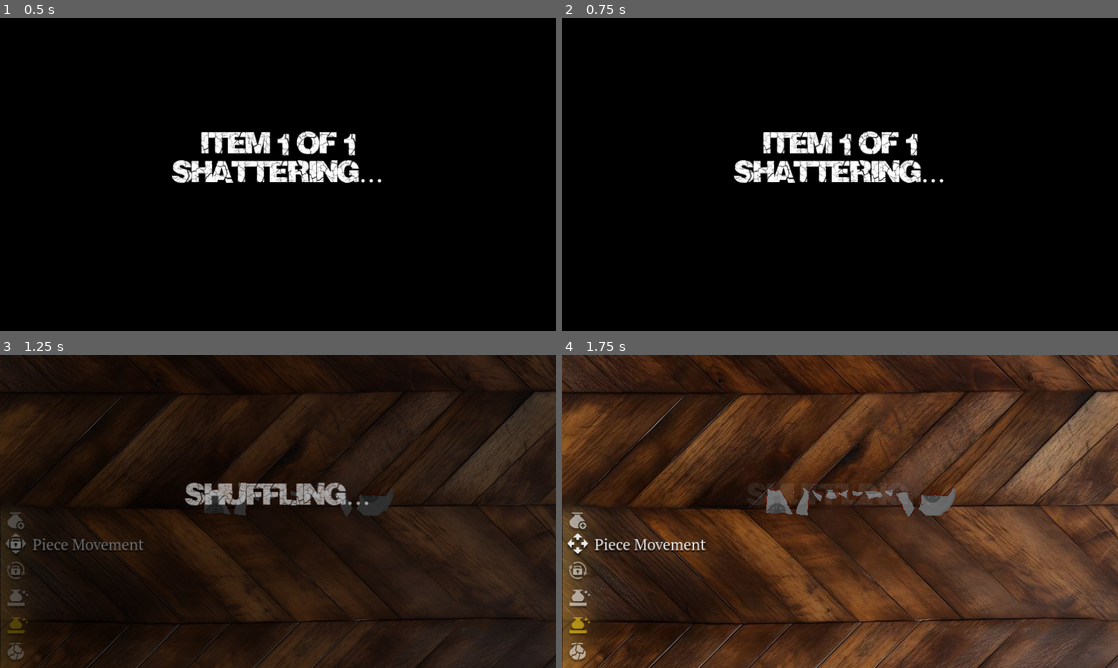
Above: before the commit, frames 1-4 (two rows, left to right).
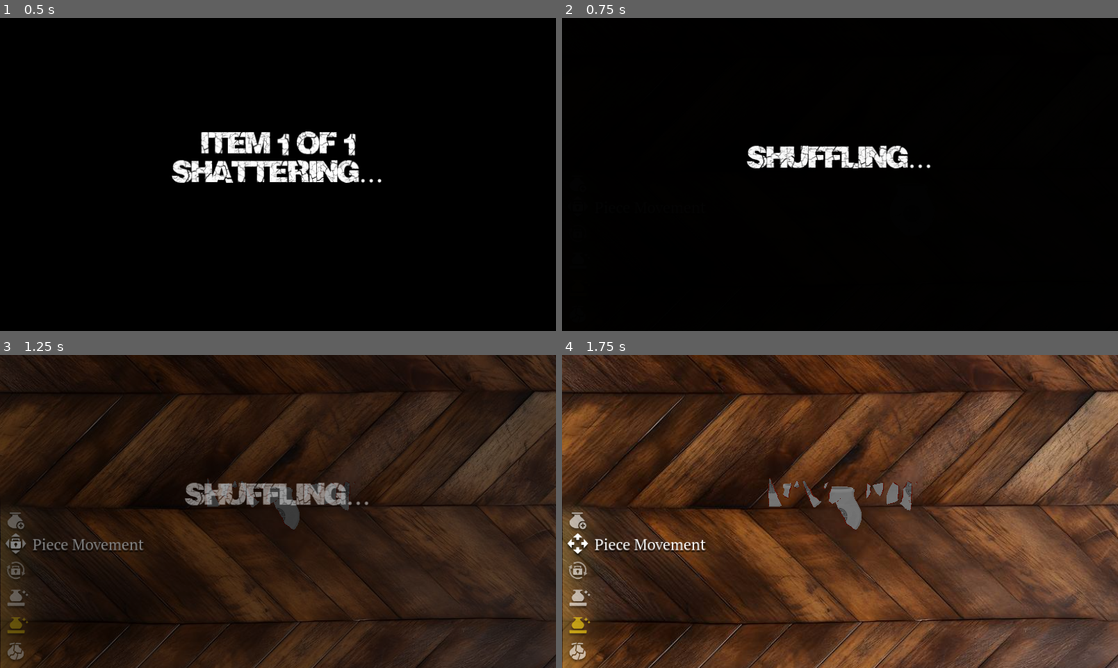
Above: after the commit, the same moments.

Repository: feyrkh/Exploratory
Game: Godot game, scene res://pottery/CleaningTable.tscn
Same seed, same stepped clock (60 frames per second), same inputs: the game is played once before the commit and once after it. This scene is started directly instead of the project's main scene. Sound files missing from this copy of the repository are replaced by a short silence.
Inputs (mouse positions are in pixels of both pictures, inside the frame that each line leads up to):
- Up to frame 1 (0.5 s): no input
- Up to frame 2 (0.75 s): click (578, 208) at 0.5 s
- Up to frame 3 (1.25 s): no input
- Up to frame 4 (1.75 s): click (578, 545) at 1.25 s

Frame 1 is identical in both runs. In frame 2, 3.7% of the frame differs, in the area x 30-69%, y 36-53%; in frame 3, 1.4%; in frame 4, 1.8%.

Commit message:
Fix bugs related to invalid geometry, add alternate fracture types

Diff:
--- a/Global.gd
+++ b/Global.gd
@@ -48,20 +48,20 @@
 
 var lock_rotation = true:
 	set(val):
-		print("Toggling rotation lock to ", val)
+		#print("Toggling rotation lock to ", val)
 		lock_rotation = val
 		rotate_with_shuffle = !val
 		get_tree().call_group("archeology", "global_lock_rotation", val)
 
 var freeze_pieces = false:
 	set(val):
-		print("Toggling piece freezing to ", val)
+		#print("Toggling piece freezing to ", val)
 		freeze_pieces = val
 		get_tree().call_group("archeology", "global_freeze_pieces", val)
 
 var collide = true:
 	set(val):
-		print("Toggling collide to ", val)
+		#print("Toggling collide to ", val)
 		collide = val
 		get_tree().call_group("archeology", "global_collide", val)
 
--- a/menu/main/TitleScreen.gd
+++ b/menu/main/TitleScreen.gd
@@ -6,7 +6,7 @@
 
 enum CrackWidth {HAIRLINE, THIN, MEDIUM, THICK}
 const crack_widths = {
-	CrackWidth.HAIRLINE: 0.05,
+	CrackWidth.HAIRLINE: 0.08,
 	CrackWidth.THIN: 0.2,
 	CrackWidth.MEDIUM: 0.75,
 	CrackWidth.THICK: 1.5,
--- a/pottery/ArcheologyItem.gd
+++ b/pottery/ArcheologyItem.gd
@@ -1,7 +1,7 @@
 extends RigidBody2D
 class_name ArcheologyItem
 
-const TOO_SMALL_POLYGON_AREA := 55
+const TOO_SMALL_POLYGON_AREA := 35
 const TOO_SMALL_POLYGON_EDGE_RATIO := 0.9
 const DRAG_SPEED := 15
 const MAX_LINEAR_VELOCITY := 6000.0
@@ -408,7 +408,7 @@
 				if Global.awaiting_first_click:
 					Global.awaiting_first_click = false
 					Global.first_click_received.emit()
-				print("Starting drag")
+				#print("Starting drag")
 				drag_start_mouse = get_global_mouse_position()
 				drag_start_item = global_position
 				lock_rotation = true
@@ -456,7 +456,7 @@
 			rotation_handle_indicator.visible = false
 			lock_rotation = Global.lock_rotation
 			safe_freeze(Global.freeze_pieces)
-			print("Stopping rotate")
+			#print("Stopping rotate")
 	elif drag_start_mouse != null and event is InputEventMouseMotion:
 		target_pos = get_global_mouse_position()
 	elif rotate_start_mouse != null and event is InputEventMouseMotion:
@@ -585,6 +585,11 @@
 		new_collision_polygons = []
 
 	var total_size = 0
+	collision_polygon_list = collision_polygon_list.map(func(poly):
+		poly = MyGeom.cleanup_self_intersections(poly)
+		poly = MyGeom.cleanup_close_points(poly)
+		return poly
+	)
 	for poly in collision_polygon_list:
 		total_size += _calculate_area(poly)
 	print("After shattering, original area changed by ", (1.0 - total_size / original_area)*100, "% (", original_area, " -> ", total_size, ")")
@@ -627,10 +632,11 @@
 func create_scars_from_paths(scar_paths:Array[PackedVector2Array]):
 	for path in scar_paths:
 		if path.size() >= 2:
-			print("Adding scar")
+			#print("Adding scar")
 			var scar:ItemScar = ItemScar.create_scar_from_path(path)
 			add_scar(scar)
 		else:
+			pass
 			print("Skipping zero-length scar")
 
 func _calculate_area(polygon) -> float:
--- a/pottery/FractureGenerator.gd
+++ b/pottery/FractureGenerator.gd
@@ -14,15 +14,31 @@
 	while total_scars < scar_count:
 		var chance := randf()
 		var potential_new_scars
-		if chance < 0.4:
+		if chance < 0.2:
+			print("##### Chisel fracture!")
 			potential_new_scars = FractureGenerator.chisel_fracture(item, randi_range(1, scar_count-total_scars))
-		elif chance < 0.9:
+		elif chance < 0.6:
+			print("##### Random fracture!")
 			item.random_scar()
 			total_scars += 1
+		elif chance < 0.8:
+			if scar_count - total_scars >= 3:
+				print("##### Hammer fracture!")
+				potential_new_scars = FractureGenerator.hammer_fracture(item, randi_range(5, 11), randf_range(10, 45), randi_range(2, scar_count-total_scars-1))
+			else:
+				print("##### Chisel fracture (converted from hammer for too few scars left: ", (scar_count-total_scars), " < 3)!")
+				potential_new_scars = FractureGenerator.chisel_fracture(item, randi_range(1, scar_count-total_scars))
+		elif chance < 0.9:
+			print("##### Lightning fracture!")
+			potential_new_scars = FractureGenerator.lightning_fracture(item)
 		else:
+			print("##### Bisecting fracture!")
 			potential_new_scars = [FractureGenerator.edge_to_edge_fracture(item)]
 		if potential_new_scars != null:
+			print("New scars: ", potential_new_scars.size())
 			for s in potential_new_scars:
+				if total_scars >= scar_count:
+					break
 				if s.size() > 3:
 					total_scars += 1
 					result.append(s)
@@ -76,17 +92,19 @@
 		var cur_line = PackedVector2Array([start_pt, _extend_fracture(start_pt, min_dist, max_dist, cur_angle, max_deflection)])
 		_extend_fracture_to_bbox_edge(cur_line, min_dist, max_dist, max_deflection, item.bounding_box)
 		result.append(cur_line)
-	#circle_fracture.append(circle_fracture[0]) # close the circle
+	circle_fracture.append(circle_fracture[0]) # close the circle
 	circle_fracture = MyGeom.build_convex_polygon(circle_fracture)
 	result.append(circle_fracture)
 	return result
 
 static func lightning_fracture(item:ArcheologyItem, start_pt=null, start_angle:float=0, fracture_split_chance:float=0.2, post_split_chance_multiplier:float=0.5):
 	if start_pt == null:
-		start_pt = item.center + (item.get_random_edge_point() - item.center) * randf()
-		start_angle = item.center.angle_to_point(start_pt)
+		start_pt = item.get_random_edge_point()
+		#start_pt = item.center + (item.get_random_edge_point() - item.center) * randf()
+		start_angle = start_pt.angle_to_point(item.center)
 	var result:Array[PackedVector2Array] = []
 	var cur_crack = PackedVector2Array([start_pt])
+	result.append(cur_crack)
 	var min_dist = min(item.bounding_box.size.x, item.bounding_box.size.y)/20
 	var max_dist = max(item.bounding_box.size.x, item.bounding_box.size.y)/16
 	var max_deflection = deg_to_rad(DEFAULT_DEFLECTION)
@@ -96,9 +114,11 @@
 		cur_pt = _extend_fracture(cur_pt, min_dist, max_dist, cur_angle, max_deflection)
 		cur_crack.append(cur_pt)
 		if randf() < fracture_split_chance:
-			var split_cracks = lightning_fracture(item, cur_crack[-1], cur_angle + randf_range(-max_deflection*2, max_deflection*2), fracture_split_chance * post_split_chance_multiplier)
+			var new_deflection = randf_range(max_deflection*0.5, max_deflection*2)
+			if randf() > 0.5:
+				new_deflection = -new_deflection
+			var split_cracks = lightning_fracture(item, cur_crack[-1], cur_angle + new_deflection, fracture_split_chance * post_split_chance_multiplier)
 			result.append_array(split_cracks)
-	result.append(cur_crack)
 	return result
 
 static func trim_fracture(item:ArcheologyItem, fracture:PackedVector2Array) -> PackedVector2Array:
@@ -131,12 +151,12 @@
 		cur_in_area = next_in_area
 
 	if first_pt >= last_pt:
-		print("Returning empty fracture, it is entirely outside the area")
+		#print("Returning empty fracture, it is entirely outside the area")
 		return []
 	if first_pt == 0 and last_pt == fracture.size() - 1:
-		print("Returning full fracture, it is entirely inside the area")
+		#print("Returning full fracture, it is entirely inside the area")
 		return fracture
-	print("Returning partial fracture, from ", first_pt, " to ", last_pt, " of ", fracture.size())
+	#print("Returning partial fracture, from ", first_pt, " to ", last_pt, " of ", fracture.size())
 	return fracture.slice(first_pt, last_pt)
 
 static func _extend_fracture(cur_pt:Vector2, min_dist:float, max_dist:float, cur_angle:float, max_deflection:float)->Vector2:
--- a/test/testing.gd
+++ b/test/testing.gd
@@ -7,17 +7,39 @@
 func _ready():
 	#var inflated = MyGeom.inflate_polyline(line.points, 10)
 	#polygon.polygon = inflated
+
+	var poly:PackedVector2Array = $Polygon2D.polygon
+	#poly = MyGeom.cleanup_close_points(poly)
+	poly = MyGeom.cleanup_self_intersections(poly)
+	poly = MyGeom.cleanup_sharp_angles(poly)
+	$Polygon2D.polygon = poly
+	var prev_pt = poly[-1]
+	#for i in poly.size():
+		#var cur_pt = poly[i]
+		#for j in range(i+1, poly.size()-2):
+			#var other_pt1 := poly[j]
+			#var other_pt2 := poly[j+1]
+			#var intersects = Geometry2D.segment_intersects_segment(prev_pt, cur_pt, other_pt1, other_pt2)
+			#if intersects:
+				#print("Lines intersect: (%s, %s)=%.5f + (%s, %s)=%.5f" % [prev_pt, cur_pt, cur_pt.distance_to(prev_pt), other_pt1, other_pt2, other_pt1.distance_to(other_pt2)])
+			#
+		#prev_pt = cur_pt
+		#print(i, " = ", Geometry2D.is_point_in_polygon($Polygon2D.polygon[i], poly))
+	#pass
 	var new_item = await ItemBuilder.build_random_item()
 	add_child(new_item)
-	new_item.position = Vector2(200, 200)
+	#new_item.position = Vector2(000, 200)
 	var paths:Array[PackedVector2Array]
-	paths = [FractureGenerator.edge_to_edge_fracture(new_item)]
+	#paths = FractureGenerator.hammer_fracture(new_item, 12, 30, 6)
+	paths = FractureGenerator.lightning_fracture(new_item)
 	new_item.create_scars_from_paths(paths)
-	paths = FractureGenerator.chisel_fracture(new_item, 4)
-	new_item.create_scars_from_paths(paths)
-	for i in 4:
-		new_item.random_scar()
-	new_item.try_shatter(0.5, false)
+	#paths = [FractureGenerator.edge_to_edge_fracture(new_item)]
+	#new_item.create_scars_from_paths(paths)
+	#paths = FractureGenerator.chisel_fracture(new_item, 4)
+	#new_item.create_scars_from_paths(paths)
+	#for i in 4:
+		#new_item.random_scar()
+	new_item.try_shatter(1.5, false)
 
 
 # Called every frame. 'delta' is the elapsed time since the previous frame.
--- a/test/testing.tscn
+++ b/test/testing.tscn
@@ -8,9 +8,13 @@
 metadata/_edit_horizontal_guides_ = [131.0]
 
 [node name="Polygon2D" type="Polygon2D" parent="."]
+visible = false
 color = Color(1, 0, 0.0392157, 1)
-polygon = PackedVector2Array(165.014, 239.036, 165.348, 239.065, 166.437, 239.162, 166.569, 242.171, 165.845, 242.109, 163.251, 241.885, 163.313, 241.329, 163.495, 239.711, 163.519, 239.494, 163.584, 238.909)
+polygon = PackedVector2Array(236.75, 148.12, 258.39, 157.5, 275.79, 161.87, 294.58, 167.76, 317.73, 162.14, 334.52, 166.85, 341, 180, 341.62, 182.29, 337.29, 191.57, 322.12, 210.85, 309.95, 226.17, 293.19, 243.94, 292.1, 262.97, 283.56, 278.8, 276.46, 299.34, 276.28, 319.49, 275.33, 320.83, 263.26, 306.43, 247.46, 293.77, 234.98, 285.47, 234.82, 283.25, 229.35, 261.25, 232.62, 239.23, 235.18, 220.38, 231.03, 199.33, 221.43, 184.35, 211.83, 165.41, 213.06, 148.28, 212.94, 149.64, 214.264, 147.352)
 
 [node name="Line2D" type="Line2D" parent="."]
 points = PackedVector2Array(128.571, 89.7816, 180.777, 92.4931)
 width = 0.1
+
+[node name="Camera2D" type="Camera2D" parent="."]
+position = Vector2(69, 322)
--- a/util/MyGeom.gd
+++ b/util/MyGeom.gd
@@ -66,6 +66,63 @@
 	#return 1 if val > 0 else 2
 static func build_convex_polygon(points:PackedVector2Array) -> PackedVector2Array:
 	return Geometry2D.convex_hull(points)
+
+static func cleanup_close_points(poly:PackedVector2Array)->PackedVector2Array:
+	# Find points that are too close together and merge them
+	var points_to_delete := []
+	for i in range(1, poly.size() - 1):
+		var pt1 = poly[i-1]
+		var pt2 = poly[i]
+		if pt1.distance_squared_to(pt2) <= 1:
+			points_to_delete.append(i)
+	points_to_delete.reverse()
+	for i in points_to_delete:
+		#print("Merging points: ", poly[i], " and ", poly[i-1])
+		poly[i-1] = (poly[i] + poly[i-1])/2.0
+		poly.remove_at(i)
+	return poly
+
+static func cleanup_sharp_angles(poly:PackedVector2Array)->PackedVector2Array:
+	for i in range(-2, poly.size()-2):
+		var angle := poly[i+1].angle_to_point(poly[i]) - poly[i+1].angle_to_point(poly[i+2])
+		#print("Angle made by ", i+1, " is ", rad_to_deg(angle))
+	return poly
+
+static func cleanup_self_intersections(poly:PackedVector2Array)->PackedVector2Array:
+	var intersecting_lines := []
+	var prev_pt = poly[-1]
+	# Find all intersecting lines and their lengths
+	for i in poly.size():
+		var cur_pt = poly[i]
+		for j in range(i, poly.size()-2):
+			var other_pt1 := poly[j]
+			var other_pt2 := poly[j+1]
+			var intersects = Geometry2D.segment_intersects_segment(prev_pt, cur_pt, other_pt1, other_pt2)
+			if intersects:
+				intersecting_lines.append([i-1, i, prev_pt.distance_to(cur_pt)])
+				intersecting_lines.append([j, j+1, other_pt1.distance_to(other_pt2)])
+		prev_pt = cur_pt
+	#print("Found ", intersecting_lines.size(), " intersecting lines, ", intersecting_lines)
+	if intersecting_lines.size() == 0:
+		return poly
+
+	var longest := {}
+	for line in intersecting_lines:
+		longest[line[0]] = max(longest.get(line[0], 0), line[2])
+		longest[line[1]] = max(longest.get(line[1], 0), line[2])
+	#print("Longest lines associated with each point: ", longest)
+	intersecting_lines.sort_custom(func(a,b): return longest.get(a[0], 999999) + longest.get(a[1], 999999) < longest.get(b[0], 999999) + longest.get(b[1], 999999))
+	#print("Point sorted by smallest impacted lines: ", intersecting_lines)
+	var idx_to_remove
+	if longest[intersecting_lines[0][0]] < longest[intersecting_lines[0][1]]:
+		#print("Pt ", intersecting_lines[0][0], " has the smallest impactful intersections, deleting it")
+		idx_to_remove = intersecting_lines[0][0]
+	else:
+		#print("Pt ", intersecting_lines[0][1], " has the smallest impactful intersections, deleting it")
+		idx_to_remove = intersecting_lines[0][1]
+	if idx_to_remove < 0: idx_to_remove += poly.size()
+	poly.remove_at(idx_to_remove)
+	return poly
 
 #static func build_convex_polygon(points:PackedVector2Array) -> PackedVector2Array:
 	#var n := points.size()
